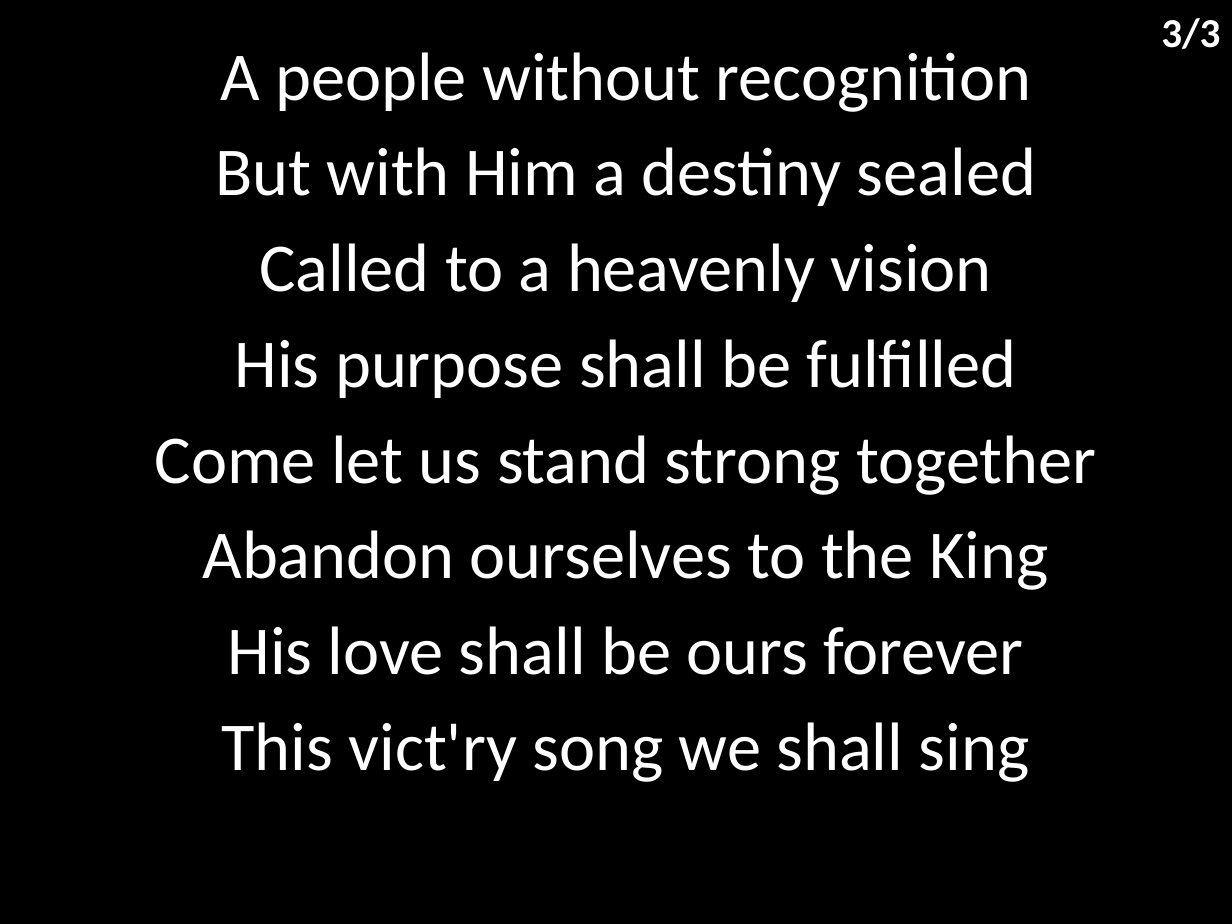
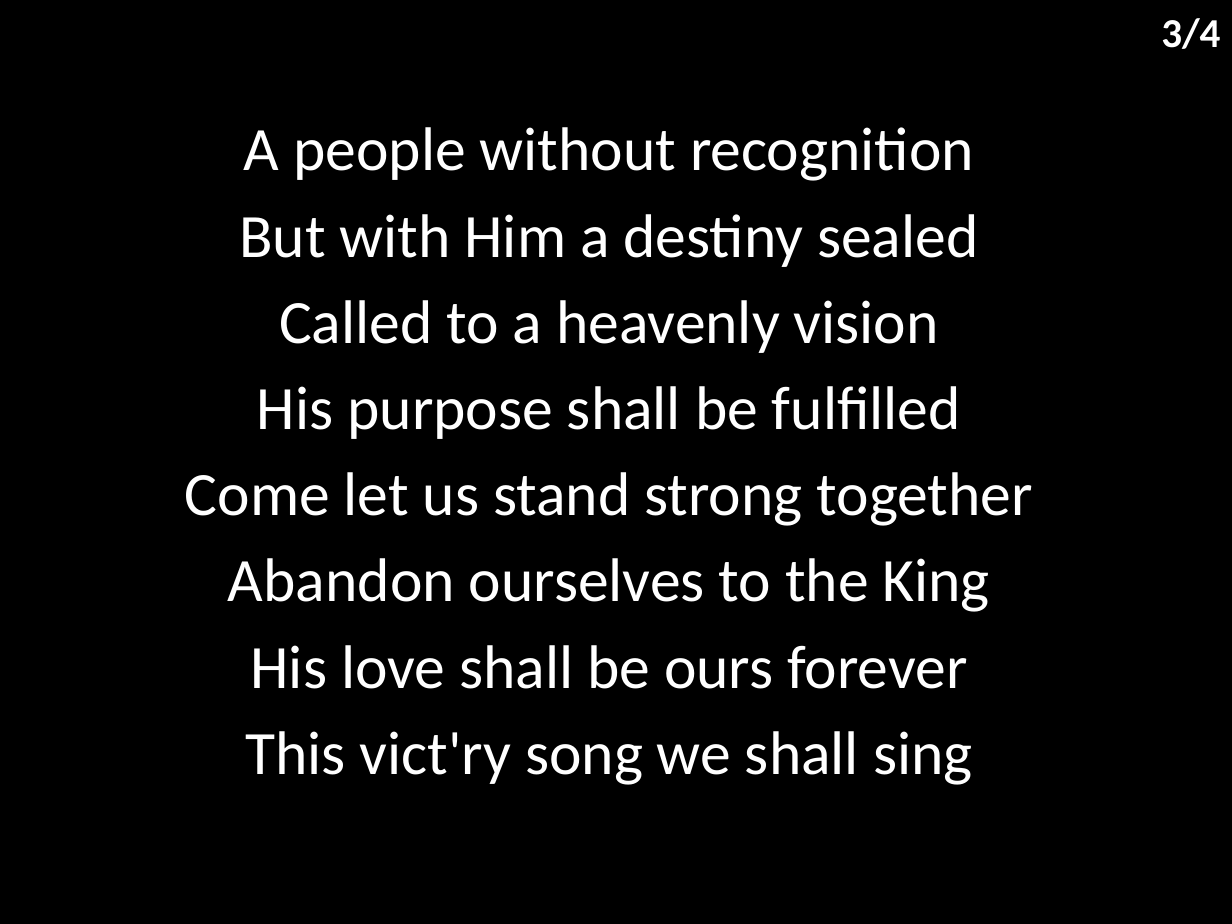
Before and after one commit to hoo-are-ya/worship, a slide deck: slide 4 of docs/songs/an army of ordinary people.pptx. Drawn at 1232x924 pixels with LibreOffice and Linux fonts; fonts in the diff are those of the drawing. Boxes give left, top, right and bottom in pixels: in the first picture for what was removed or moved away, otherwise in the second. Text is boxed around its words. In the diff, an @@ line names an element or a change of style, - is before the commit and + after.

```diff
--- a/docs/songs/an army of ordinary people.pptx
+++ b/docs/songs/an army of ordinary people.pptx
@@ text at (x1=1161, y1=18, x2=1220, y2=49): text changed @@
-3/3
+3/4
@@ subtitle "A people without recognition" moved from (x1=155, y1=52, x2=1096, y2=782) to (x1=185, y1=127, x2=1033, y2=785) @@
@@ subtitle "A people without recognition" at (x1=185, y1=127, x2=1033, y2=785): size 40 to 36 pt @@
```
Also in this commit, not shown: 1 other slide changed, 2 slides added, 1 slide removed, 7 other files.
